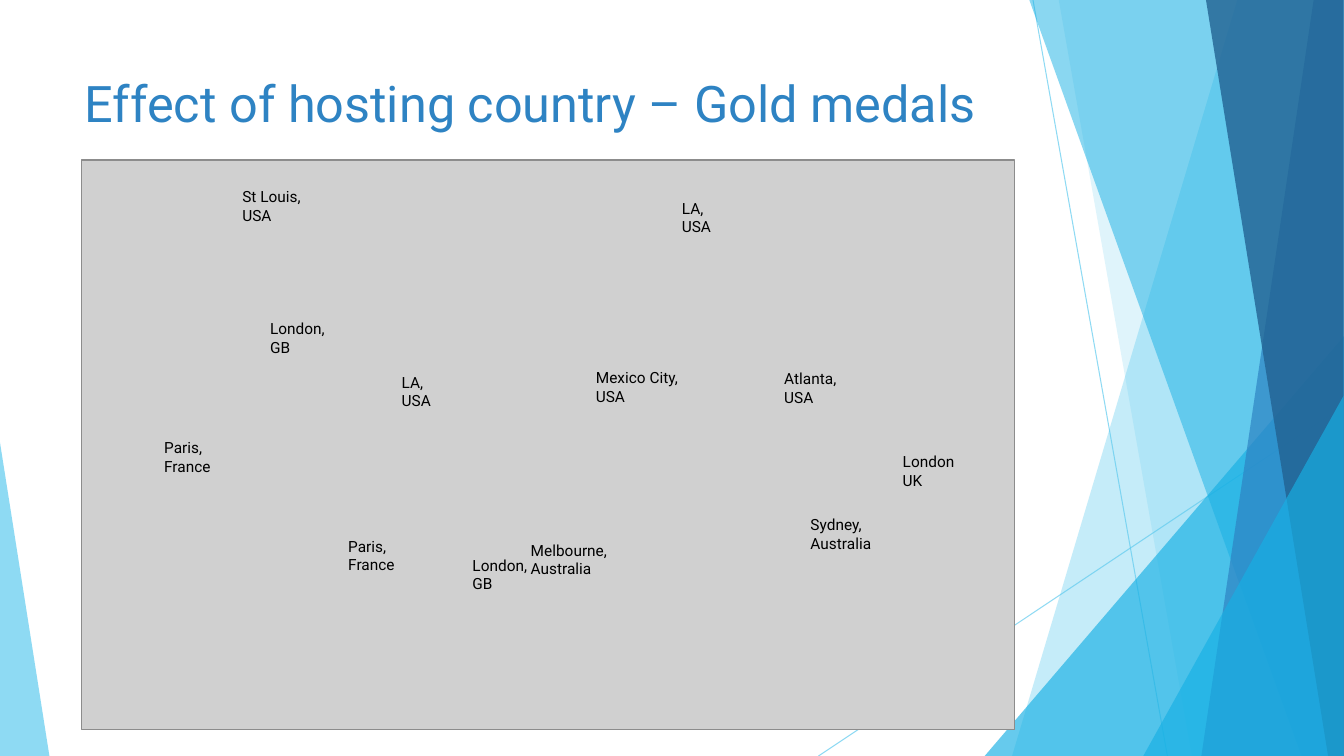
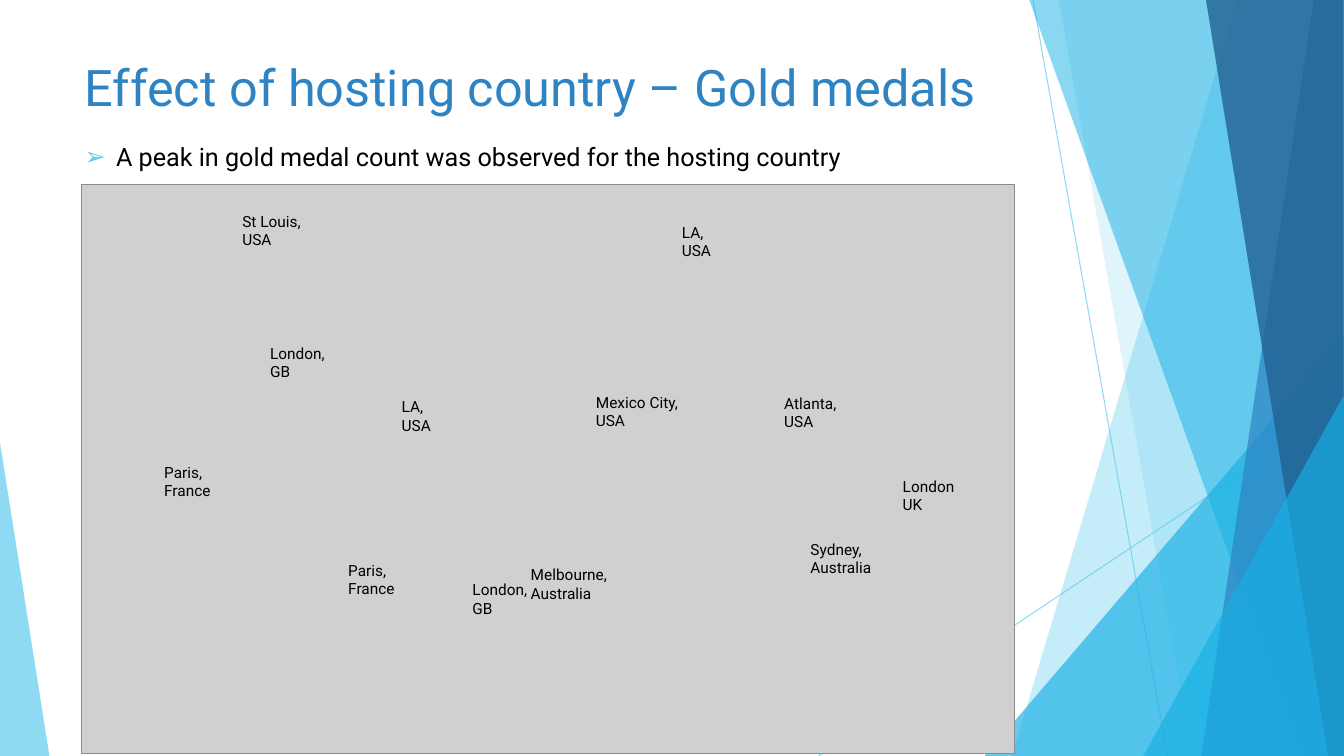
Before and after one commit to catherinekelly33/Portfolio_olympics, a slide deck: slide 19 of Results_presentation.pptx. Drawn at 1344x756 pixels with LibreOffice and Linux fonts; fonts in the diff are those of the drawing; grey boxes stand for pictures. Boxes give left, top, right and bottom in pixels: in the first picture for what was removed or moved away, otherwise in the second. Text is boxed around its words. In the diff, an @@ line names an element or a change of style, - is before the commit and + after.

```diff
--- a/Results_presentation.pptx
+++ b/Results_presentation.pptx
@@ title "Effect of hosting country – ...": place and size @@
-title "Effect of hosting country – ..." at (85, 83, 975, 133)
+title "Effect of hosting country – ..." at (85, 67, 975, 117)
@@ text added at (116, 147, 840, 172), 18 pt, text #000000 @@
+➢ A peak in gold medal count was observed for the hosting country
@@ 12 texts, 1 picture: place and size @@
-12 texts, 1 picture at (82, 160, 1014, 730)
+12 texts, 1 picture at (82, 185, 1014, 754)
```
Also in this commit, not shown: 20 other slides changed, 1 slide added, 4 other files.
